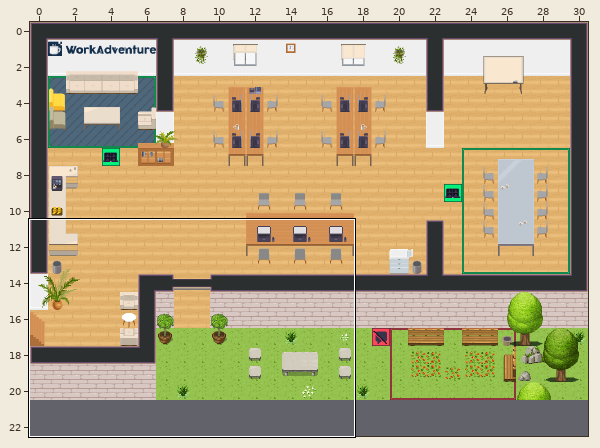
Tiled map (JSON): office.tmj. The first picture is a wide view before the edit; the outline marks the close-up.
Close-up. As it was:
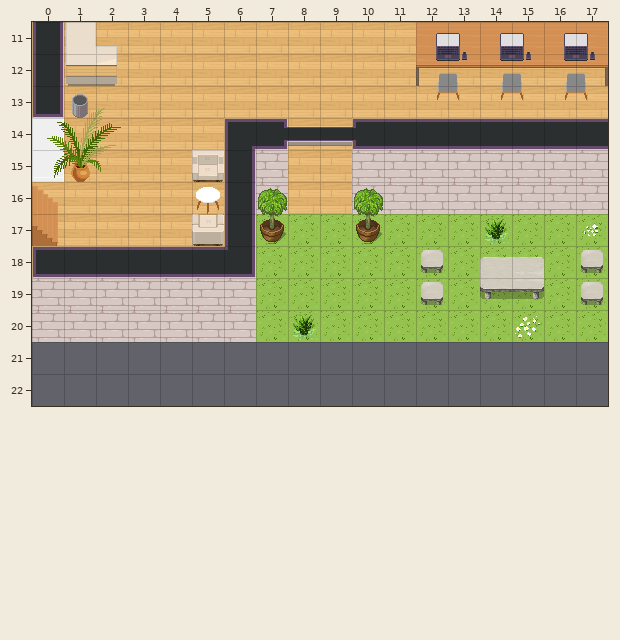
Cells are 32x32 px. Shown: x 0..17, y 11..22. The commit also changed other parts of the map, which this record leaves out. The old version is drawn lined up with the new one.
The result:
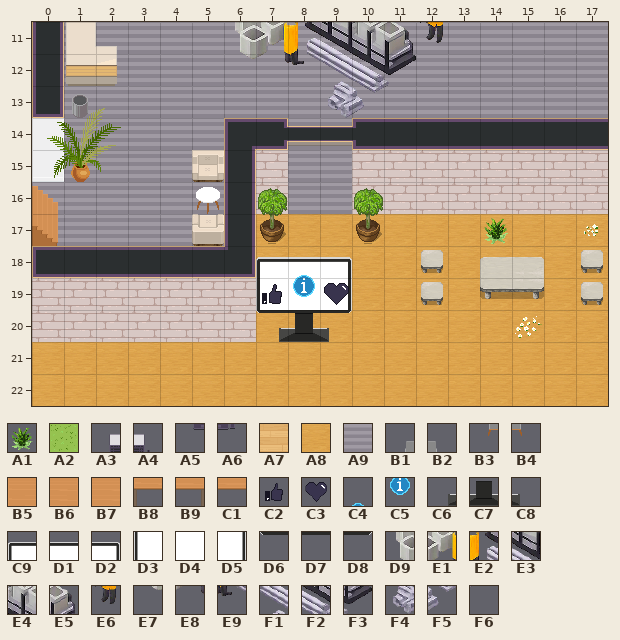
Key: from "WA_Exterior": A1 506, A2 628; from "WA_Miscellaneous": A3 2, A4 3, A5 12, A6 13; from "WA_Room_Builder": A7 350, A8 378, A9 383; from "WA_Seats": B1 123, B2 124, B3 136, B4 137; from "WA_Tables": B5 10, B6 11, B7 13, B8 20, B9 21, C1 23; from "WA_User_Interface": C2 42, C3 43, C4 117, C5 130, C6 143, C7 144, C8 145, C9 234, D1 235, D2 236, D3 247, D4 248, D5 249, D6 260, D7 261, D8 262; from "istock_02": D9 60, E1 61, E2 62, E3 63, E4 64, E5 65, E6 66, E7 75, E8 76, E9 77, F1 78, F2 79, F3 80, F4 93, F5 94, F6 95.
__ is an empty cell, ## one hidden under a higher layer, .. an unchanged one.
Diff:
map size 31x21 -> 31x23 cells
--- layer "floor/floor1"
@@ x 0..17 @@
-11 .. A7 A7 A7 A7 A7 A7 A7 A7 A7 A7 A7 ## ## ## ## ## ##
-12 .. A7 A7 A7 A7 A7 A7 A7 A7 A7 A7 A7 A7 A7 A7 A7 A7 A7
-13 .. A7 A7 A7 A7 A7 A7 A7 A7 A7 A7 A7 A7 A7 A7 A7 A7 A7
-14 .. A7 A7 A7 A7 A7 .. .. A7 A7 .. .. .. .. .. .. .. ..
-15 .. A7 A7 A7 A7 .. .. .. A7 A7 .. .. .. .. .. .. .. ..
-16 A7 A7 A7 A7 A7 A7 .. .. A7 A7 .. .. .. .. .. .. .. ..
-17 A7 A7 A7 A7 A7 A7 .. A2 A2 A2 A2 A2 A2 A2 A2 A2 A2 A2
-18 .. .. .. .. .. .. .. A2 A2 A2 A2 A2 A2 A2 A2 A2 A2 A2
-19 .. .. .. .. .. .. .. A2 A2 A2 A2 A2 A2 A2 A2 A2 A2 A2
-20 .. .. .. .. .. .. .. A2 A2 A2 A2 A2 A2 A2 A2 A2 A2 A2
-21 __ __ __ __ __ __ __ __ __ __ __ __ __ __ __ __ __ __
-22 __ __ __ __ __ __ __ __ __ __ __ __ __ __ __ __ __ __
+11 .. A9 A9 A9 A9 A9 A9 A9 A9 A9 ## A9 A9 A9 A9 A9 A9 A9
+12 .. A9 A9 A9 A9 A9 A9 A9 A9 A9 A9 A9 A9 A9 A9 A9 A9 A9
+13 .. A9 A9 A9 A9 A9 A9 A9 A9 A9 A9 A9 A9 A9 A9 A9 A9 A9
+14 .. A9 A9 A9 A9 A9 .. .. A9 A9 .. .. .. .. .. .. .. ..
+15 .. A9 A9 A9 A9 .. .. .. A9 A9 .. .. .. .. .. .. .. ..
+16 A9 A9 A9 A9 A9 A9 .. .. A9 A9 .. .. .. .. .. .. .. ..
+17 A9 A9 A9 A9 A9 A9 .. A8 A8 A8 A8 A8 A8 A8 A8 A8 A8 A8
+18 .. .. .. .. .. .. .. A8 A8 A8 A8 A8 A8 A8 A8 A8 A8 A8
+19 .. .. .. .. .. .. .. ## ## ## A8 A8 A8 A8 A8 A8 A8 A8
+20 .. .. .. .. .. .. .. A8 A8 A8 A8 A8 A8 A8 A8 A8 A8 A8
+21 A8 A8 A8 A8 A8 A8 A8 A8 A8 A8 A8 A8 A8 A8 A8 A8 A8 A8
+22 A8 A8 A8 A8 A8 A8 A8 A8 A8 A8 A8 A8 A8 A8 A8 A8 A8 A8
--- layer "furniture/furniture1"
@@ x 11..17 @@
-11 .. B5 B7 B7 B7 B7 B6
-12 .. B8 C1 C1 C1 C1 B9
-13 __ .. .. .. .. .. ..
+11 .. __ __ __ __ __ __
+12 .. __ __ __ __ __ __
+13 F6 .. .. .. .. .. ..
@@ x 7..9 @@
-20 __ A1 __
+20 C6 C7 C8
--- layer "furniture/furniture2"
@@ x 12..17 @@
-12 B1 B2 B1 B2 B1 B2
-13 B3 B4 B3 B4 B3 B4
+12 __ __ __ __ __ __
+13 __ __ __ __ __ __
@@ x 7..9 @@
-18 __ __ __
-19 __ __ __
-20 __ __ __
+18 C9 D1 D2
+19 D3 D4 D5
+20 D6 D7 D8
--- layer "furniture/furniture3"
@@ x 12..17 @@
-11 A3 A4 A3 A4 A3 A4
-12 A5 A6 A5 A6 A5 A6
+11 __ __ __ __ __ __
+12 __ __ __ __ __ __
@@ x 7..9 @@
-18 .. __ ..
-19 __ __ __
+18 .. C4 ..
+19 C2 C5 C3
--- layer "above/above1"
@@ x 6..12 @@
-11 __ __ __ __ __ __ __
-12 __ __ __ __ __ __ ..
-13 .. .. .. __ __ __ ..
+11 D9 E1 E2 E3 E4 E5 E6
+12 E7 E8 E9 F1 F2 F3 ..
+13 .. .. .. F4 F5 F6 ..
Boxes around the changes in both close-ups, in picture pixels (x1, y1, x2, y2):
changed: (32, 22, 608, 406)
